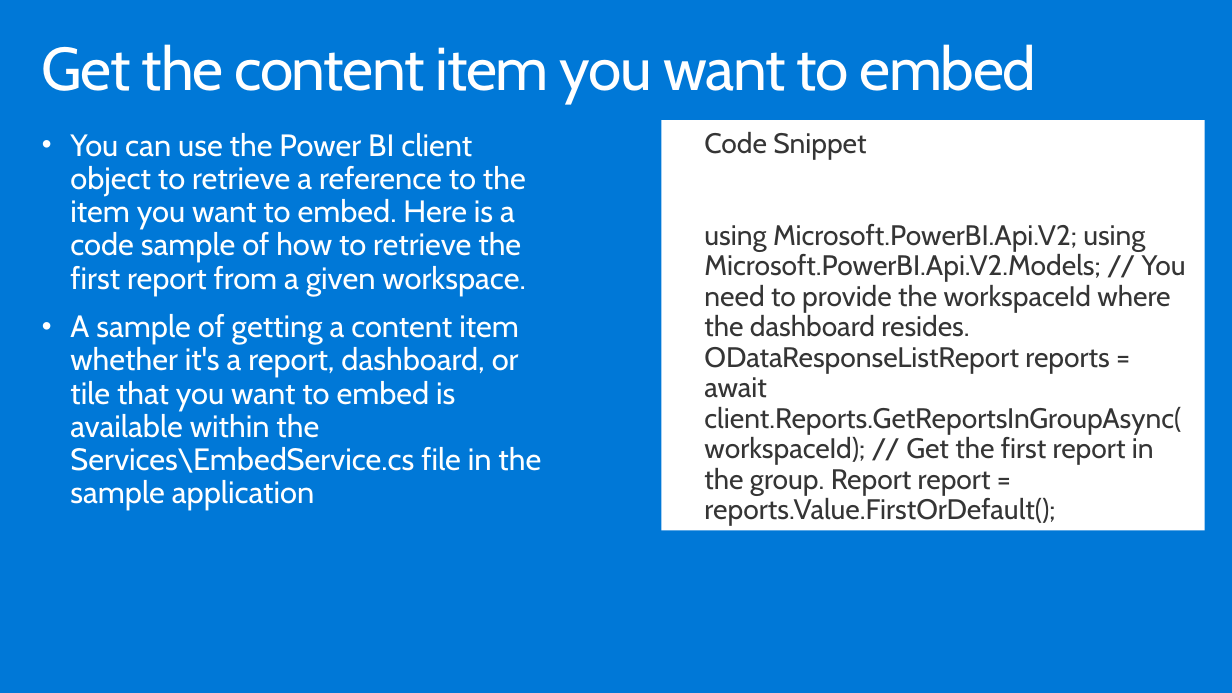
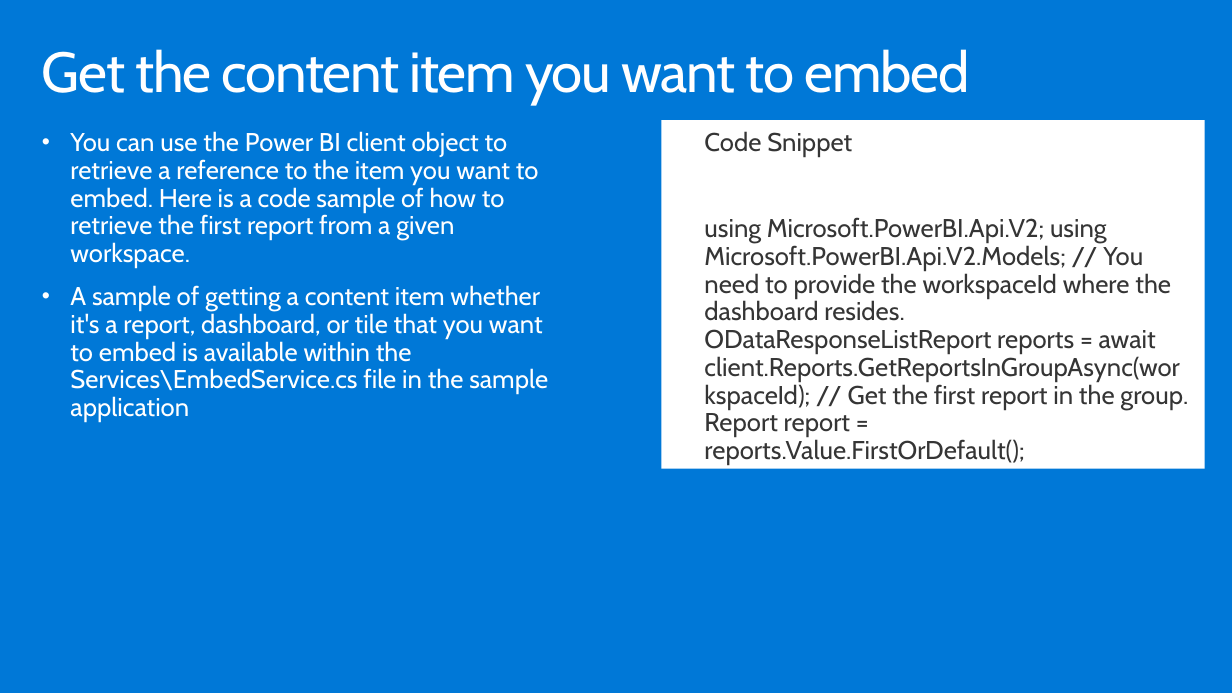
Before and after one commit to hnc198/AzurePowerBI, a slide deck: slide 19 of 4. Hands-on Modules/Embedding/5. Ways to Embed Power BI objects.pptx (slide 9 before the commit). Drawn at 1232x693 pixels with LibreOffice and Linux fonts; fonts in the diff are those of the drawing. Boxes give left, top, right and bottom in pixels: in the first picture for what was removed or moved away, otherwise in the second. Text is boxed around its words. In the diff, an @@ line names an element or a change of style, - is before the commit and + after.

```diff
--- a/4. Hands-on Modules/Embedding/5. Ways to Embed Power BI objects.pptx
+++ b/4. Hands-on Modules/Embedding/5. Ways to Embed Power BI objects.pptx
@@ title "Get the content item you ..." at [42, 49, 970, 105]: size 47 to 44 pt; vertical alignment top to middle @@
@@ text "You can use the Power ..." at [70, 131, 548, 422]: size 24 to 20 pt @@
@@ text "Code Snippet": place and size @@
-text "Code Snippet" at [662, 120, 1205, 540]
+text "Code Snippet" at [662, 120, 1205, 478]
@@ text "Code Snippet" at [662, 120, 1205, 478]: size 22 to 20 pt @@
```
Also in this commit, not shown: 9 other slides changed, 12 slides added, 5 slides removed, 4 other files.
